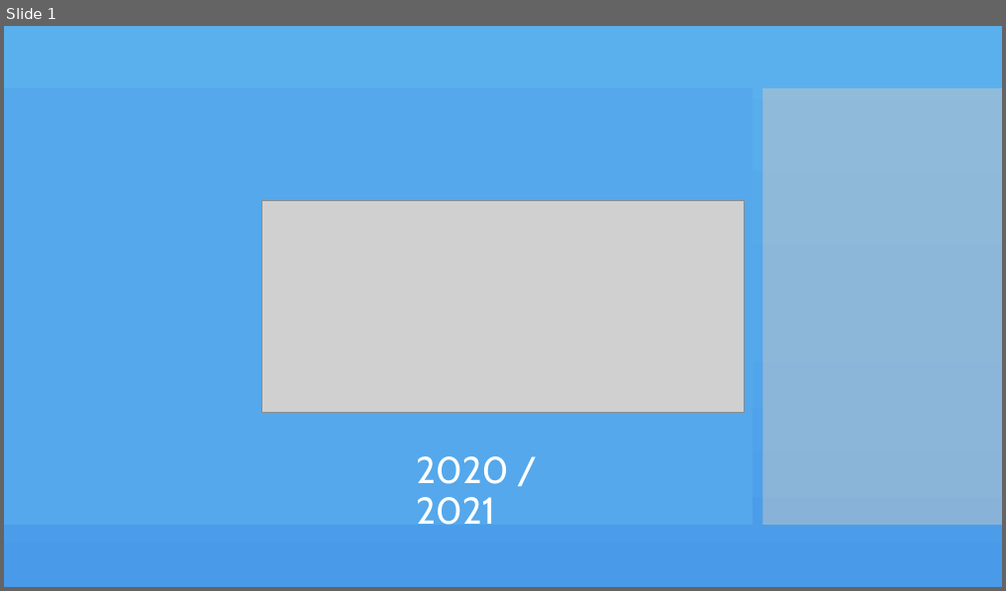
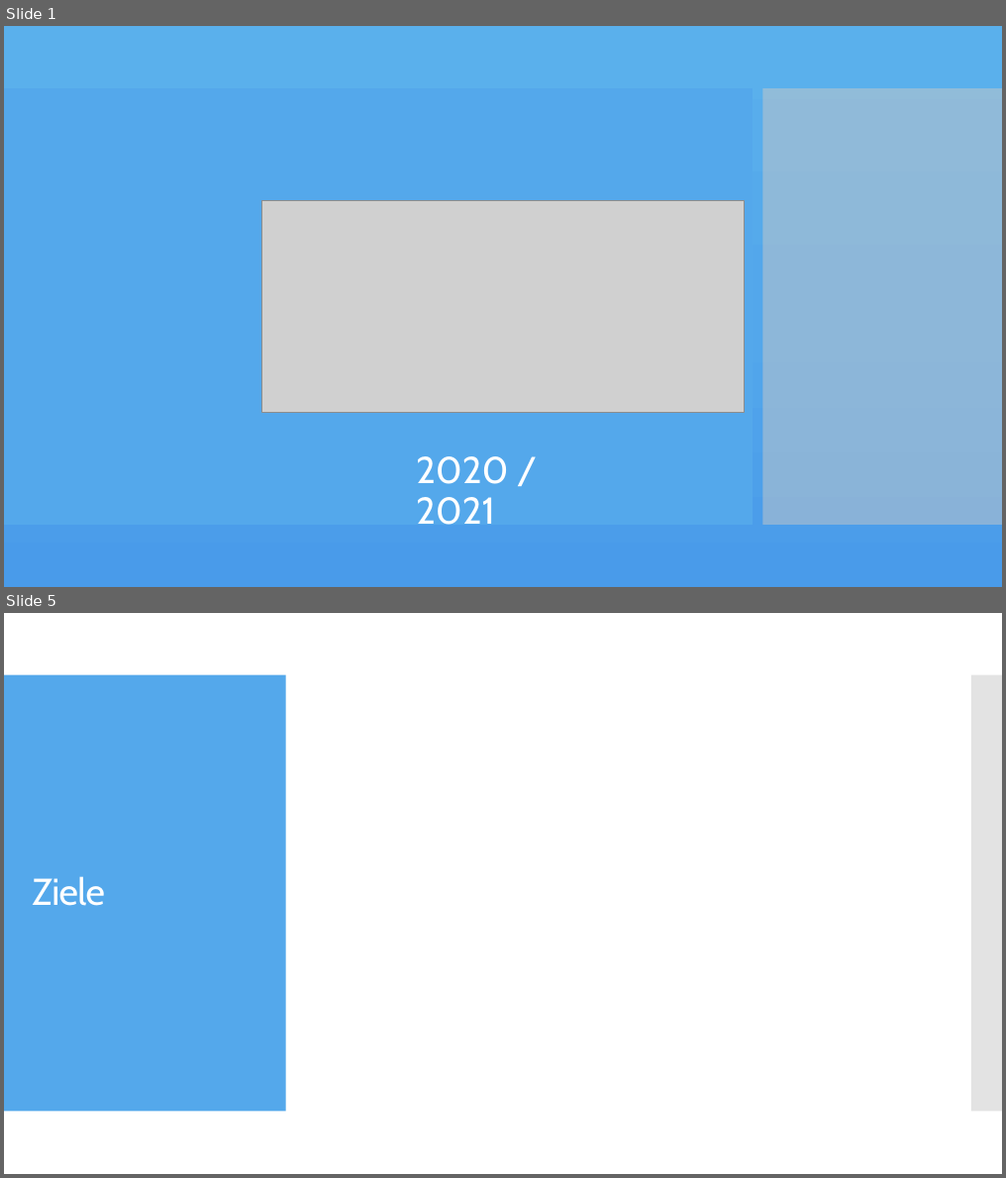
Before and after one commit to MoBoldi/VitaChi, a slide deck: powerpoint/VitaChi_Präs.pptx. Shown one above the other, each under a label of ours: slide 1 before the commit, slides 1 and 5 after it; the slides between them are not shown. The pictures are 1006x591 and 1006x1178 pixels, drawn with LibreOffice and Linux fonts; fonts in the diff are those of the drawing; grey boxes stand for pictures; background and template pictures are left out. Boxes give left, top, right and bottom in pixels: in the first picture for what was removed or moved away, otherwise in the second. Text is boxed around its words. In the diff, an @@ line names an element or a change of style, - is before the commit and + after.

```diff
--- a/powerpoint/VitaChi_Präs.pptx
+++ b/powerpoint/VitaChi_Präs.pptx
@@ slide 5 added at bbox=[4, 613, 1002, 1174], background #FFFFFF @@
@@ rectangle added at bbox=[4, 675, 286, 1112], fill #54A8EB @@
@@ rectangle added at bbox=[971, 675, 1002, 1112], fill #C8C8C8 at 50% opacity @@
@@ title added at bbox=[32, 876, 104, 906], 36 pt, text #FFFFFF @@
+Ziele
```
Also in this commit, not shown: 2 slides changed, 4 other slides added.
